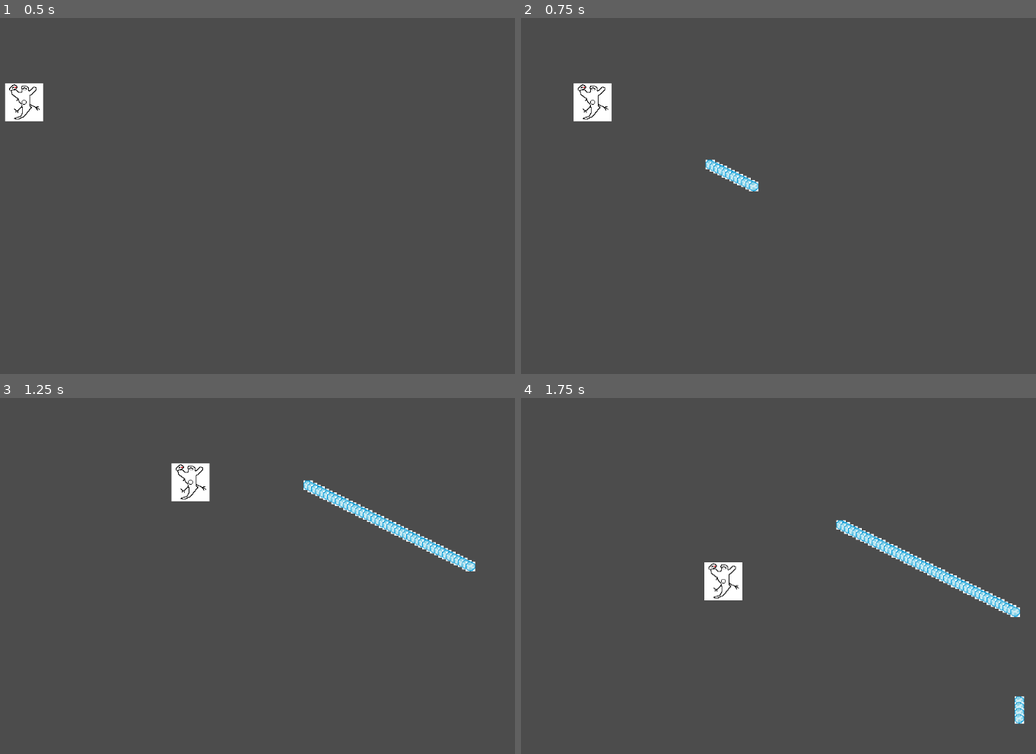
Above: before the commit, frames 1-4 (two rows, left to right).
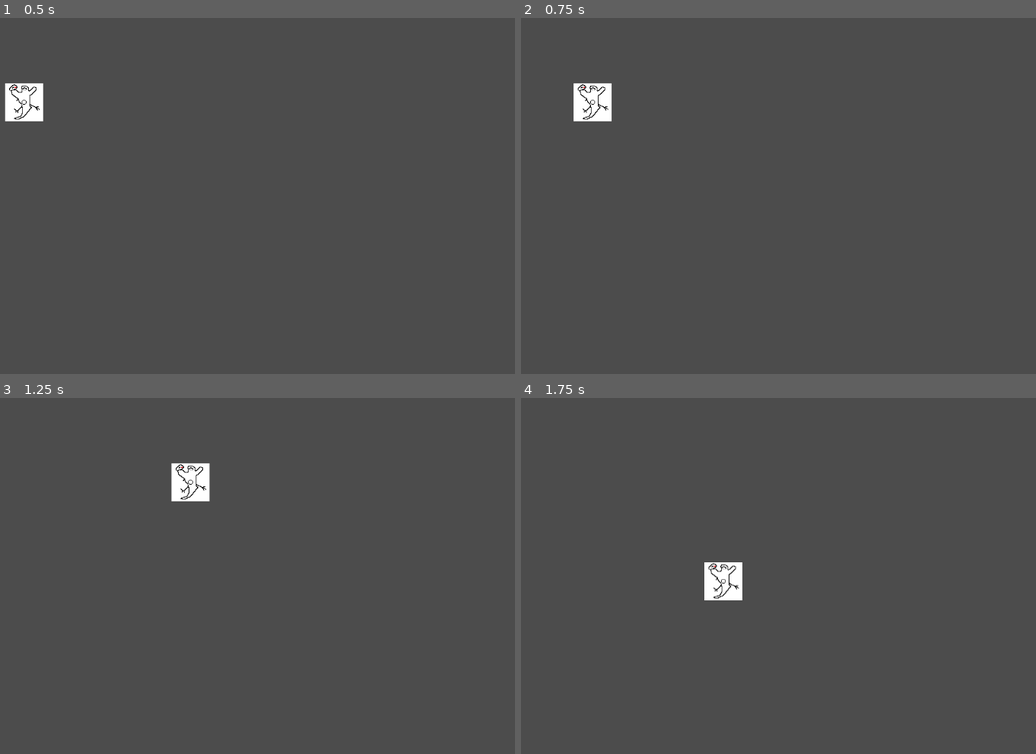
Above: after the commit, the same moments.

Repository: smbanasik/Cardtractor
Game: Godot game, scene res://Main.tscn
The game is run twice, just before and just after one commit, with the same random seed, the same clock (stepped at 60 frames per second) and the same inputs.
Inputs:
- Up to frame 1 (0.5 s): no input
- Up to frame 2 (0.75 s): tap Enter at 0.5 s; hold D (move_right) from 0.53 s (still down); hold Z (shoot_projectile) from 0.53 s (still down)
- Up to frame 3 (1.25 s): keep holding D (move_right); keep holding Z (shoot_projectile)
- Up to frame 4 (1.75 s): release D (move_right) at 1.28 s; release Z (shoot_projectile) at 1.28 s; hold S (move_down) from 1.28 s (still down); tap Shift (move_fast) at 1.35 s; tap Z (shoot_projectile) at 1.55 s

Frame 1 is identical in both runs. In frame 2, 0.4% of the frame differs, in the area x 35-47%, y 39-49%; in frame 3, 1.2%; in frame 4, 1.4%, in the area x 61-98%, y 34-92%.
Error after the commit: Invalid call. Nonexistent function 'init' in base 'PackedScene'. (res://Main.gd:22)

Commit message:
Fixing projectile bugs

Diff:
--- /dev/null
+++ b/Main.gd
@@ -0,0 +1,23 @@
+extends Node2D
+
+
+# Declare member variables here. Examples:
+# var a = 2
+# var b = "text"
+
+export(PackedScene) var projectileSphere
+
+
+# Called when the node enters the scene tree for the first time.
+func _ready():
+	pass # Replace with function body.
+
+
+# Called every frame. 'delta' is the elapsed time since the previous frame.
+#func _process(delta):
+
+
+func _on_Player_playerFiring(projectilePosition, projectileDirection, projectileSpeed, projectileDamage):
+	projectileSphere.instance()
+	projectileSphere.init()
+	add_child(projectileSphere)
--- a/Main.tscn
+++ b/Main.tscn
@@ -1,11 +1,17 @@
-[gd_scene load_steps=2 format=2]
+[gd_scene load_steps=4 format=2]
 
 [ext_resource path="res://Player.tscn" type="PackedScene" id=1]
+[ext_resource path="res://Projectile.tscn" type="PackedScene" id=2]
+[ext_resource path="res://Main.gd" type="Script" id=3]
 
 [node name="Node2D" type="Node2D"]
+script = ExtResource( 3 )
 __meta__ = {
 "_edit_lock_": true
 }
+projectileSphere = ExtResource( 2 )
 
 [node name="Player" parent="." instance=ExtResource( 1 )]
 position = Vector2( 198, 142 )
+
+[connection signal="playerFiring" from="Player" to="." method="_on_Player_playerFiring"]
--- a/Player.gd
+++ b/Player.gd
@@ -5,13 +5,16 @@
 # var a = 2
 # var b = "text"
 
-# Our player was hit by something!
-signal hit
-
+var screen_size
 export var playerSpeed = 400
 export var playerFastMultiplier = 0.5
-export(PackedScene) var projectile
-var screen_size
+export var projectileSpeed = 200
+export var projectileDamage = 1
+var projectileDirection = Vector2.UP
+
+# Our player was hit by something!
+signal playerHit
+signal playerFiring(projectilePosition, projectileDirection, projectileSpeed, projectileDamage)
 
 # Called when the node enters the scene tree for the first time.
 func _ready():
@@ -36,9 +39,7 @@
 	if Input.is_action_pressed("move_fast"):
 		playerFast = 1 * playerFastMultiplier
 	if Input.is_action_pressed("shoot_projectile"):
-		var proj = projectile.instance()
-		proj.position = self.position
-		add_child(proj)
+		emit_signal("playerFiring", $ProjectilePoint.position, projectileDirection, projectileSpeed, projectileDamage)
 
 	# If we're moving, scale vector to unit length and multiply by speed.
 	# This prevents diagonals from moving faster.
--- a/Player.tscn
+++ b/Player.tscn
@@ -32,4 +32,7 @@
 [node name="HitBoxSprite" type="Sprite" parent="."]
 texture = ExtResource( 3 )
 
+[node name="ProjectilePoint" type="Node2D" parent="."]
+position = Vector2( 0, -24 )
+
 [connection signal="body_entered" from="." to="." method="_on_Player_body_entered"]
--- a/Projectile.gd
+++ b/Projectile.gd
@@ -8,9 +8,13 @@
 export var startingVelocity = 200
 export var direction = 0
 
+func _init(projPosition, projDirection, projSpeed, projDamage):
+	position = projPosition
+	direction = projDirection
+
 # Called when the node enters the scene tree for the first time.
-func _ready():
-	print("Projectile Spawned!")
+#func _ready():
+#	pass
 
 
 # Called every frame. 'delta' is the elapsed time since the previous frame.
